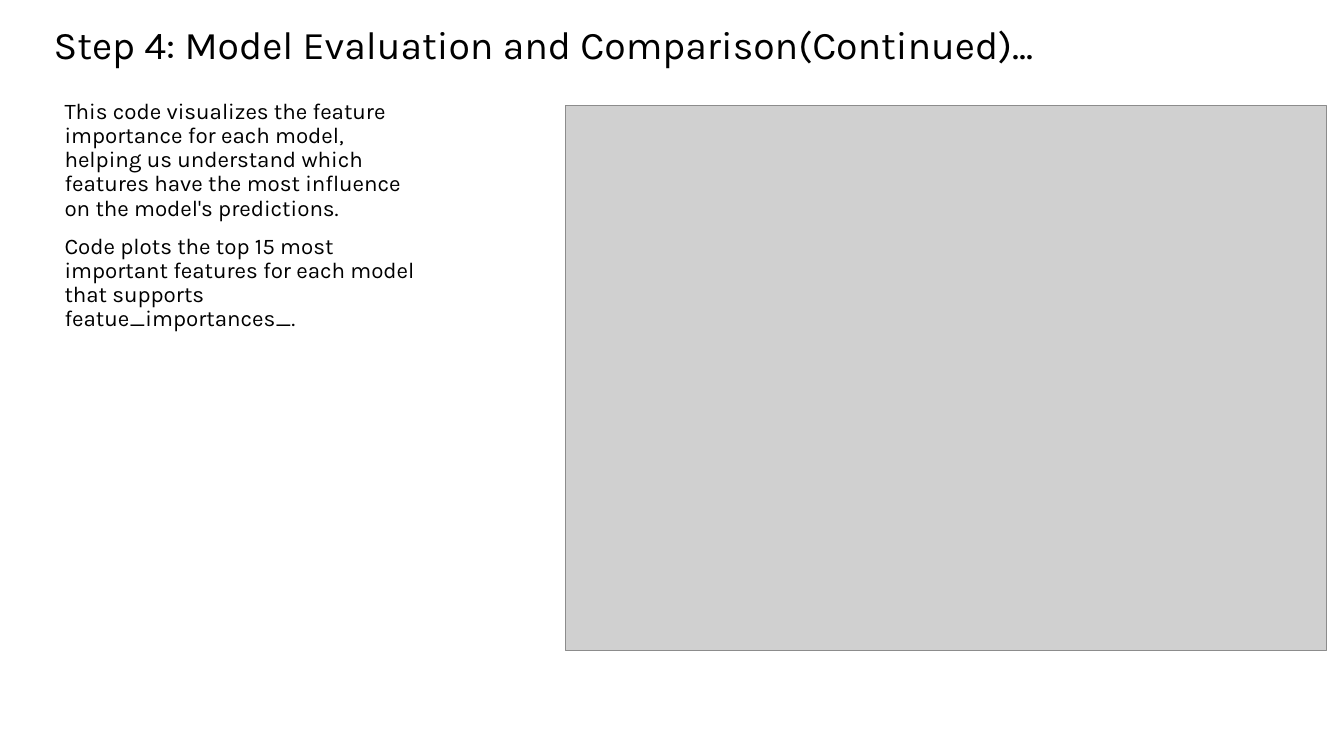
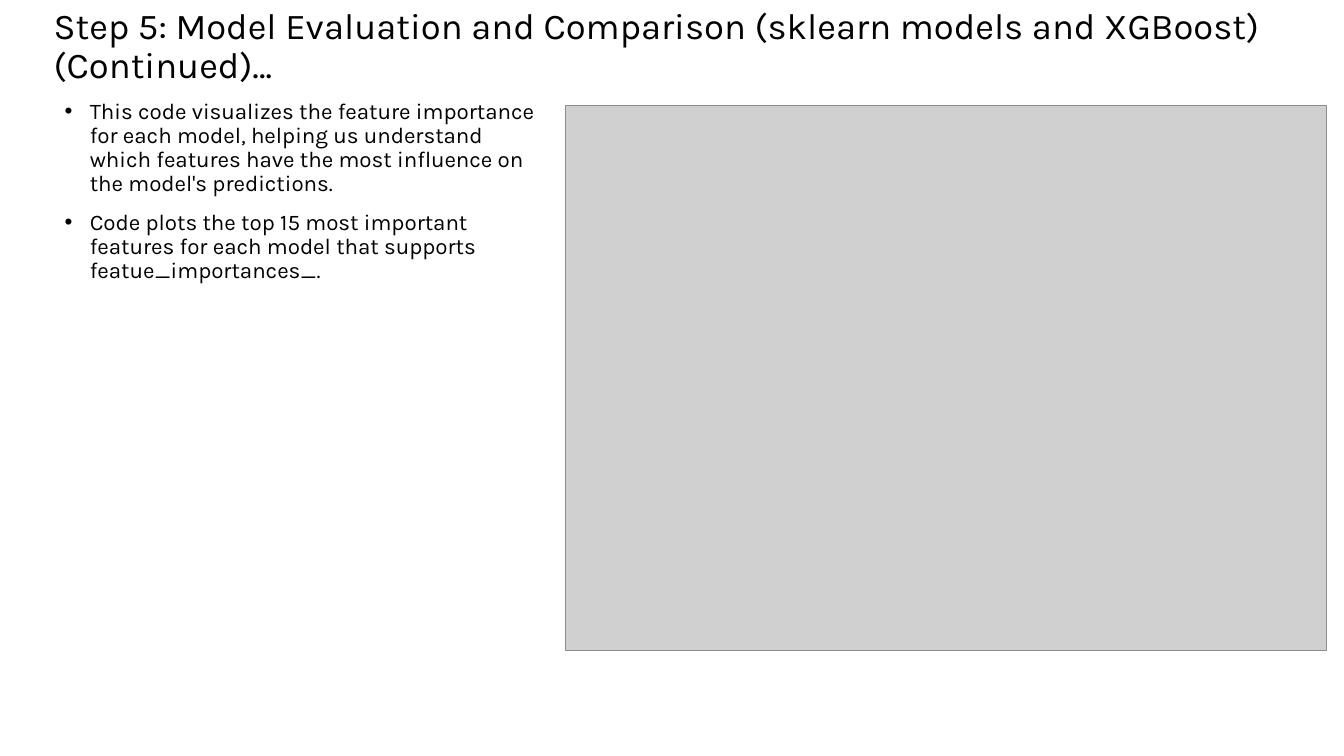
Before and after one commit to AnkitaSavaliya/AIH, a slide deck: slide 16 of ML-DL_MIMIC-IV_ARF_MORTALITY_PREDICTION.pptx. Drawn at 1344x756 pixels with LibreOffice and Linux fonts; fonts in the diff are those of the drawing; grey boxes stand for pictures. Boxes give left, top, right and bottom in pixels: in the first picture for what was removed or moved away, otherwise in the second. Text is boxed around its words. In the diff, an @@ line names an element or a change of style, - is before the commit and + after.

```diff
--- a/ML-DL_MIMIC-IV_ARF_MORTALITY_PREDICTION.pptx
+++ b/ML-DL_MIMIC-IV_ARF_MORTALITY_PREDICTION.pptx
@@ text at (54, 12, 1259, 82): text changed; size 28 to 26 pt @@
-Step 4: Model Evaluation and Comparison(Continued)...
+Step 5: Model Evaluation and Comparison (sklearn models and XGBoost) (Continued)…
@@ text "This code visualizes the feature ..." at (90, 103, 534, 284): bullet none to • @@
```
Also in this commit, not shown: 18 other slides changed, 1 other file.
